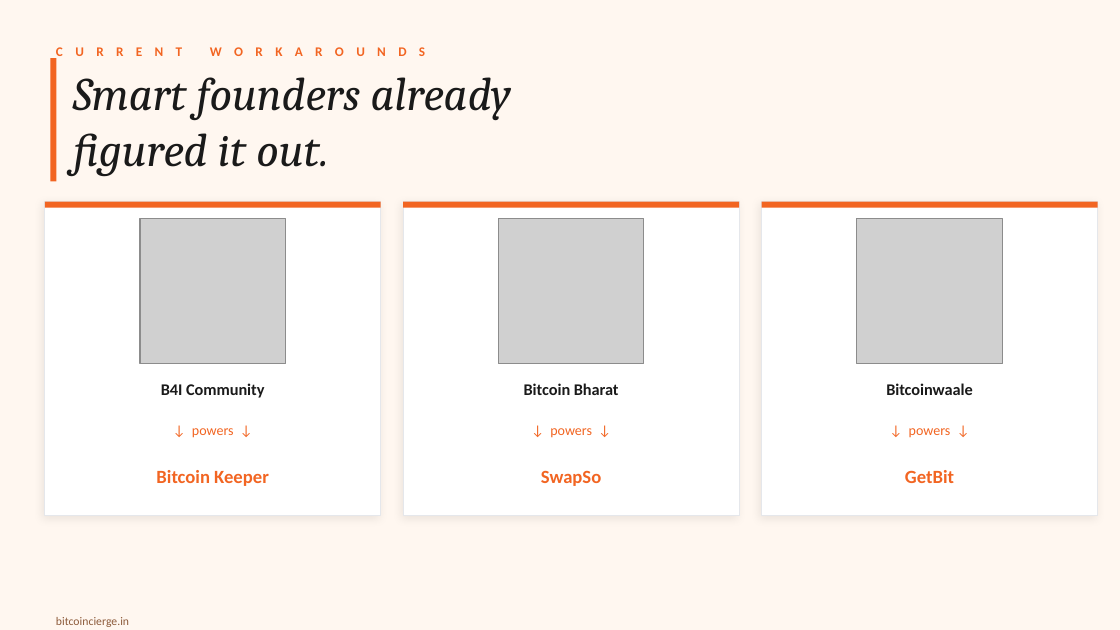
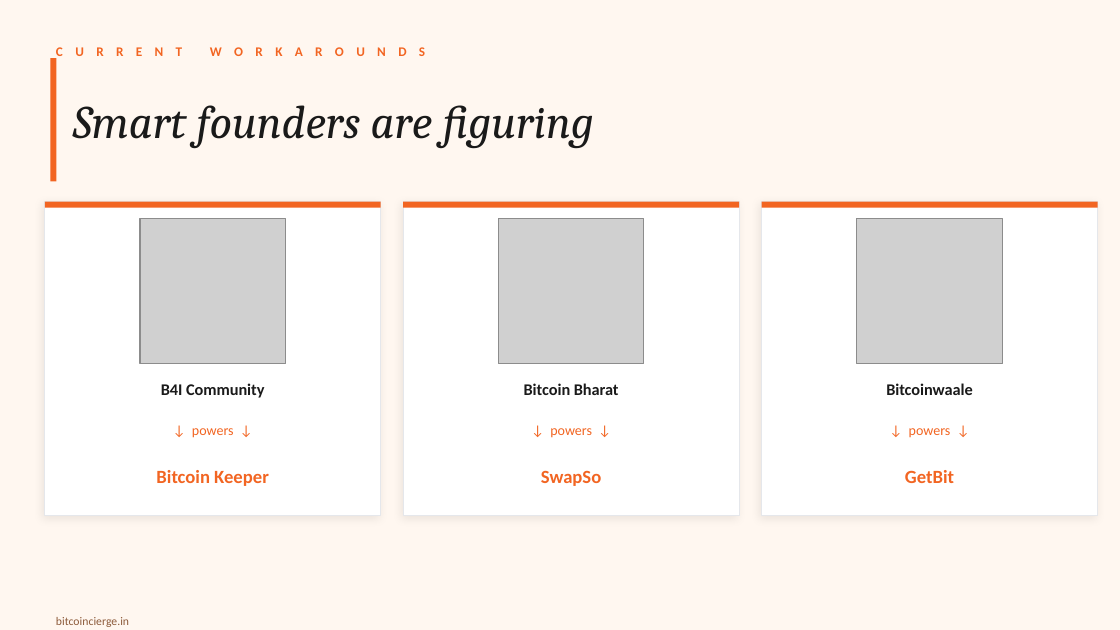
Before and after one commit to setusaurabh/bitcoincierge-pitch-deck, a slide deck: slide 8 of dist/bitcoincierge_pitch_deck.pptx. Drawn at 1120x630 pixels with LibreOffice and Linux fonts; fonts in the diff are those of the drawing; grey boxes stand for pictures. Boxes give left, top, right and bottom in pixels: in the first picture for what was removed or moved away, otherwise in the second. Text is boxed around its words. In the diff, an @@ line names an element or a change of style, - is before the commit and + after.

```diff
--- a/dist/bitcoincierge_pitch_deck.pptx
+++ b/dist/bitcoincierge_pitch_deck.pptx
@@ text at [73,105,593,148]: text changed @@
-Smart founders already
-figured it out.
+Smart founders are figuring
```
Also in this commit, not shown: 4 other slides changed, 1 slide added, 1 slide removed, 25 other files.
